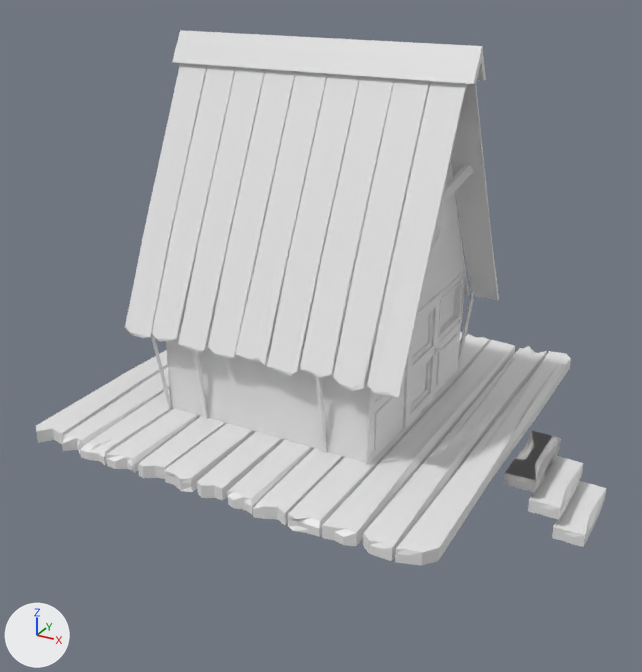
One commit to the Blender file Casetta.blend: the scene before it, then after it.
Rendered twice from a 50 mm lens placed at (6.79, -12.31, 5.36), pointed at (0.36, -0.64, -0.48). The lights are fixed; the arrows at lower left show +X, +Y and +Z.
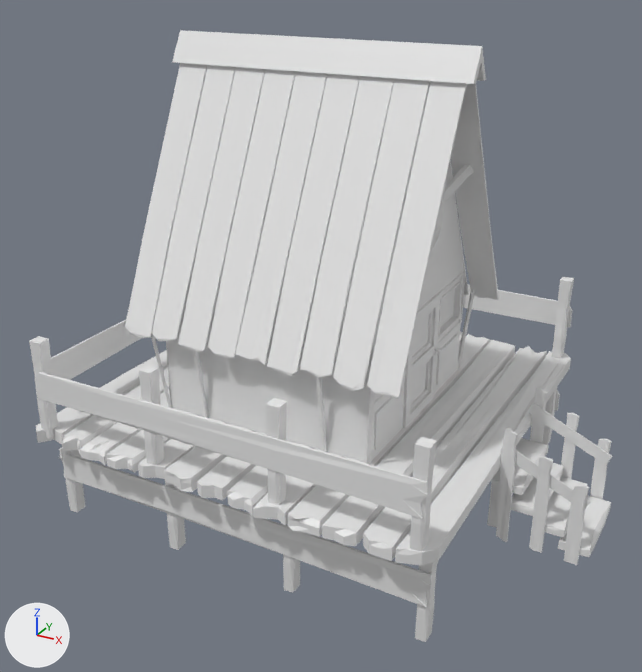
Boxes [x1, y1, x2, y2] around the edits, measured in the pictures (642 x 672 px):
'Cube.034', added
    after: [35, 372, 429, 519]
'Cube.028', added
    after: [62, 454, 432, 607]
'Cube.007', reshaped, moved, rescaled (15% wider)
    before: [504, 430, 607, 547]
    after: [492, 438, 611, 557]
'Cube.031', added
    after: [29, 277, 574, 552]
'Cube.023', added
    after: [496, 427, 589, 565]
'Cube.025', added
    after: [62, 388, 557, 642]
'Cube.033', added
    after: [51, 320, 141, 380]
'Cube.032', added
    after: [463, 284, 573, 328]
'Cube.022', added
    after: [530, 387, 612, 500]
'Cube.006', moved, turned, rescaled (not visible before)
    after: [529, 403, 613, 465]
'Cube.024', added
    after: [501, 448, 591, 509]
'Cube.026', added
    after: [555, 390, 560, 411]
part 1 of me_cube_008, added
    after: [492, 438, 549, 495]

Patch to the scene script:
```diff
--- a/Casetta.blend.py
+++ b/Casetta.blend.py
@@ me_cube_008 @@
 me_cube_008.from_pydata(...)  # 168 vertices, 162 faces; spans x 0.0..5.48, y -1.97..0.03, z -2.27..6.81
 # used by ob_cube_007; location = (3.59, 0.8, -2.28); scale = (0.246, 0.752, -0.105)
+# me_cube_008 part 1: the loose piece of 56 vertices spanning x 0.0..2.11, y -1.97..0.03, z -2.27..0.0 is copied, and the copy is moved by (-1.19, 0.02, -4.61); it spans x -1.19..0.92, y -1.95..0.05, z -6.88..-4.61
@@ ob_cube_006 @@
 ob_cube_006 = bpy.data.objects.new('Cube.006', me_cube_007)
-ob_cube_006.location = (3.59, 0.8, -2.28)
-ob_cube_006.scale = (0.246, 0.752, -0.105)
+ob_cube_006.location = (3.59, 0.79, -1.57)
+ob_cube_006.rotation_euler = (-1.571, 1.997, 0.0)  # degrees (-90, 114, 0)
+ob_cube_006.scale = (0.101, 0.752, -0.013)
@@ ob_cube_007 @@
 ob_cube_007 = bpy.data.objects.new('Cube.007', me_cube_008)
-ob_cube_007.location = (3.59, 0.8, -2.28)
-ob_cube_007.scale = (0.246, 0.752, -0.105)
+ob_cube_007.location = (3.7, 0.8, -2.7)
+ob_cube_007.scale = (0.246, 0.752, -0.0655)
@@ ob_cube_034 @@
+ob_cube_034 = bpy.data.objects.new('Cube.034', me_cube_035)  # 56 vertices, 54 faces; spans x -2.18..0.0, y -1.97..0.02, z -2.25..0.0
+ob_cube_034.location = (3.39, -3.44, -1.26)
+ob_cube_034.rotation_euler = (-4.712, 1.571, 0.0)  # degrees (-270, 90, 0)
+ob_cube_034.scale = (0.246, 3.34, -0.0248)
@@ ob_cube_033 @@
+ob_cube_033 = bpy.data.objects.new('Cube.033', me_cube_035.copy())
+ob_cube_033.location = (-3.27, -3.06, -1.26)
+ob_cube_033.rotation_euler = (-3.142, 1.571, 0.0)  # degrees (-180, 90, 0)
+ob_cube_033.scale = (0.246, 3.15, -0.0248)
@@ ob_cube_032 @@
+ob_cube_032 = bpy.data.objects.new('Cube.032', me_cube_035.copy())
+ob_cube_032.location = (-3.27, 3.43, -1.26)
+ob_cube_032.rotation_euler = (-1.571, 1.571, 0.0)  # degrees (-90, 90, 0)
+ob_cube_032.scale = (0.246, 3.41, -0.0248)
@@ ob_cube_031 @@
+ob_cube_031 = bpy.data.objects.new('Cube.031', me_cube_032)  # 448 vertices, 432 faces; spans x -62.9..1.0, y -63.2..3.1, z -2.0..0.0
+ob_cube_031.location = (3.33, 3.12, -0.24)
+ob_cube_031.scale = (0.104, 0.104, 0.845)
@@ ob_cube_028 @@
+ob_cube_028 = bpy.data.objects.new('Cube.028', me_cube_035.copy())
+ob_cube_028.location = (3.39, -3.11, -2.92)
+ob_cube_028.rotation_euler = (-4.712, 1.571, 0.0)  # degrees (-270, 90, 0)
+ob_cube_028.scale = (0.246, 3.34, -0.0248)
@@ ob_cube_026 @@
+ob_cube_026 = bpy.data.objects.new('Cube.026', me_cube_035.copy())
+ob_cube_026.location = (-3.27, 3.2, -2.92)
+ob_cube_026.rotation_euler = (-1.571, 1.571, 0.0)  # degrees (-90, 90, 0)
+ob_cube_026.scale = (0.246, 3.41, -0.0248)
@@ ob_cube_025 @@
+ob_cube_025 = bpy.data.objects.new('Cube.025', me_cube_026)  # 672 vertices, 648 faces; spans x -62.9..1.0, y -59.8..1.0, z -2.0..0.0
+ob_cube_025.location = (3.33, 3.12, -1.9)
+ob_cube_025.scale = (0.104, 0.104, 0.845)
@@ ob_cube_024 @@
+ob_cube_024 = bpy.data.objects.new('Cube.024', me_cube_007.copy())  # the mesh of ob_cube_006
+ob_cube_024.location = (3.59, -0.67, -1.57)
+ob_cube_024.rotation_euler = (-1.571, 1.997, 0.0)  # degrees (-90, 114, 0)
+ob_cube_024.scale = (0.101, 0.752, -0.013)
@@ ob_cube_023 @@
+ob_cube_023 = bpy.data.objects.new('Cube.023', me_cube_023)  # 168 vertices, 162 faces; spans x -11.4..1.08, y -1.99..1.9, z -0.94..3.37
+ob_cube_023.location = (4.77, -0.69, -2.88)
+ob_cube_023.scale = (0.107, -0.0201, 0.476)
@@ ob_cube_022 @@
+ob_cube_022 = bpy.data.objects.new('Cube.022', me_cube_001)  # 168 vertices, 162 faces; spans x -11.4..1.08, y -1.99..1.9, z -1.07..3.37
+ob_cube_022.location = (4.77, 0.84, -2.88)
+ob_cube_022.scale = (0.105, 0.0201, 0.476)
```
